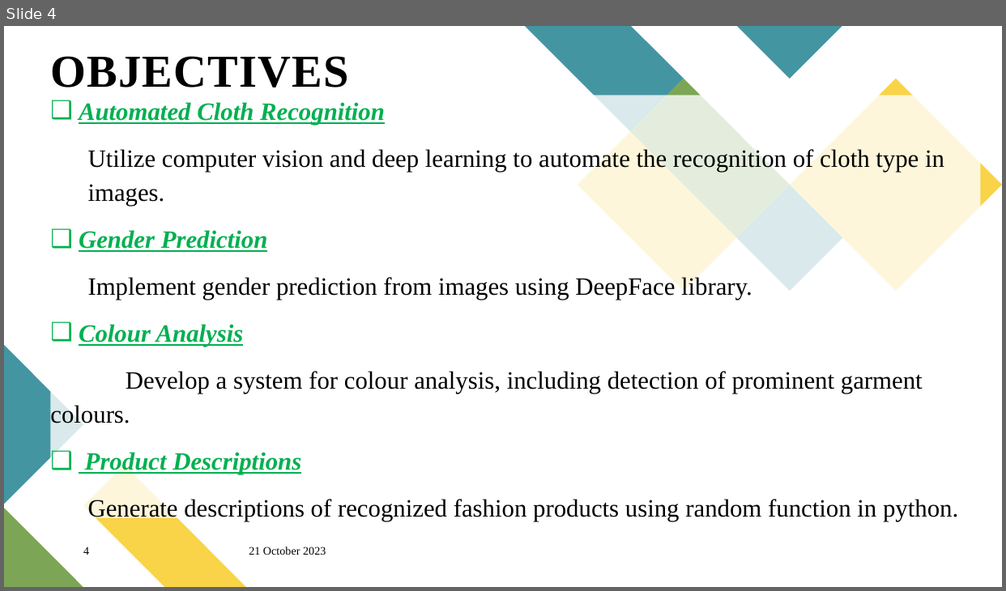
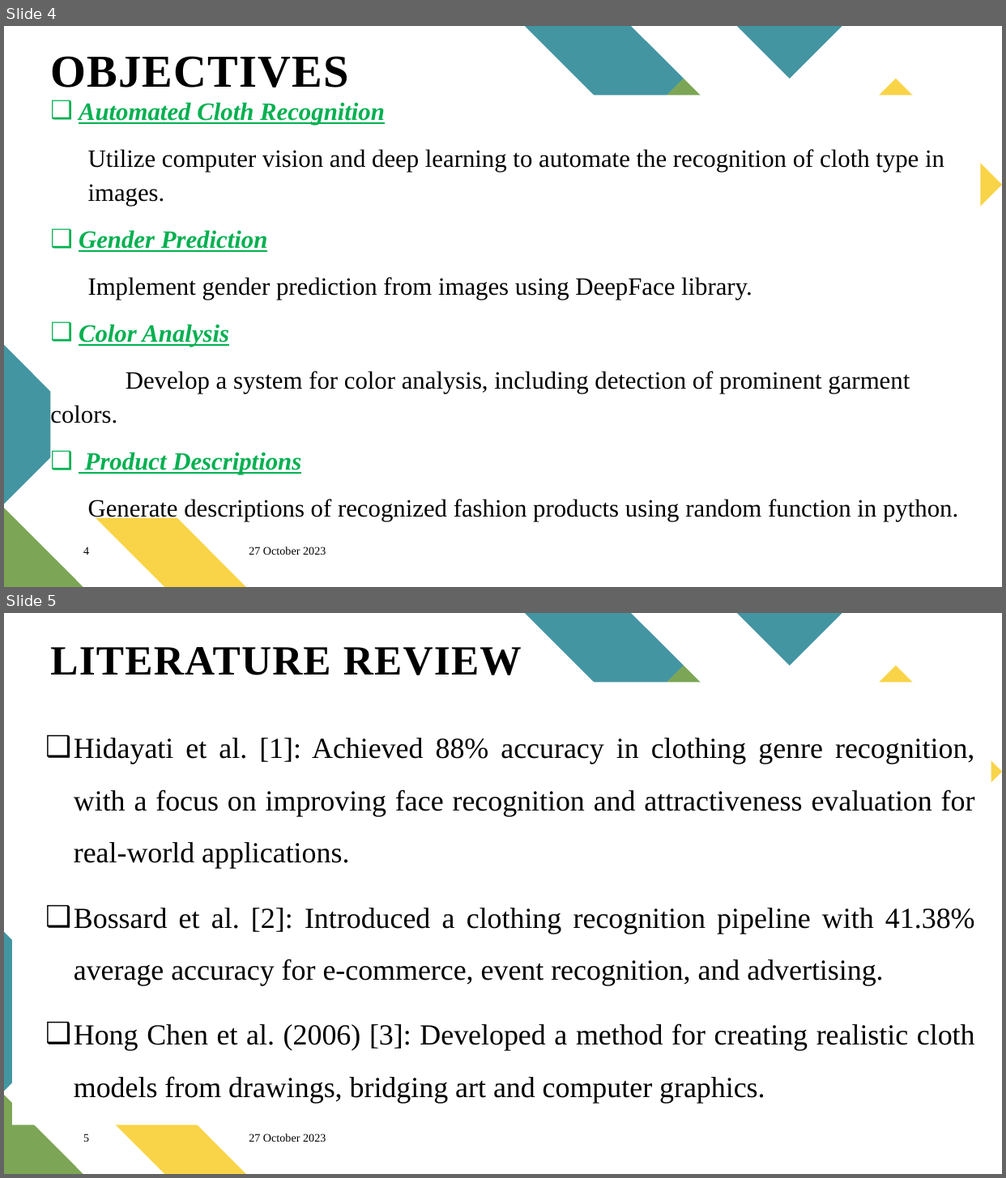
Before and after one commit to preethyannthomas/MiniProject_2024, a slide deck: Documents/Seminar.pptx. Shown one above the other, each under a label of ours: slide 4 before the commit, slides 4 and 5 after it. The pictures are 1006x591 and 1006x1178 pixels, drawn with LibreOffice and Linux fonts; fonts in the diff are those of the drawing. Boxes give left, top, right and bottom in pixels: in the first picture for what was removed or moved away, otherwise in the second. Text is boxed around its words. In the diff, an @@ line names an element or a change of style, - is before the commit and + after.

```diff
--- a/Documents/Seminar.pptx
+++ b/Documents/Seminar.pptx
@@ slide 5 added at [4, 613, 1002, 1174], background #FFFFFF; not listed: 7 template elements that a slide beside it also shows @@
@@ title added at [50, 647, 522, 675], 40 pt, text #000000, bold @@
+LITERATURE REVIEW
@@ rectangle added at [12, 683, 991, 1126], fill #FFFFFF @@
@@ rectangle added at [39, 696, 982, 1119], fill #FFFFFF @@
@@ text added at [74, 738, 975, 1104], 28 pt, text #000000 @@
+❑ Hidayati et al. [1]: Achieved 88% accuracy in clothing genre recognition, with a focus on improving face recognition and attractiveness evaluation for real-world applications.
+❑ Bossard et al. [2]: Introduced a clothing recognition pipeline with 41.38% average accuracy for e-commerce, event recognition, and advertising.
+❑ Hong Chen et al. (2006) [3]: Developed a method for creating realistic cloth models from drawings, bridging art and computer graphics.
@@ page number added at [83, 1134, 89, 1142], 11 pt, text #000000 @@
+5
@@ text added at [249, 1134, 326, 1142], 11 pt, text #000000 @@
+27 October 2023
@@ slide 4 changed as well @@
@@ freeform shape removed at [577, 131, 737, 291] @@
@@ text at [50, 324, 910, 428]: text changed @@
-❑ Colour Analysis
-Develop a system for colour analysis, including detection of prominent garment colours.
+❑ Color Analysis
+Develop a system for color analysis, including detection of prominent garment colors.
@@ text at [249, 547, 326, 555]: text changed @@
-21 October 2023
+27 October 2023
```
Also in this commit, not shown: 3 other slides changed, 22 other slides added, 8 slides removed, 51 other files.
